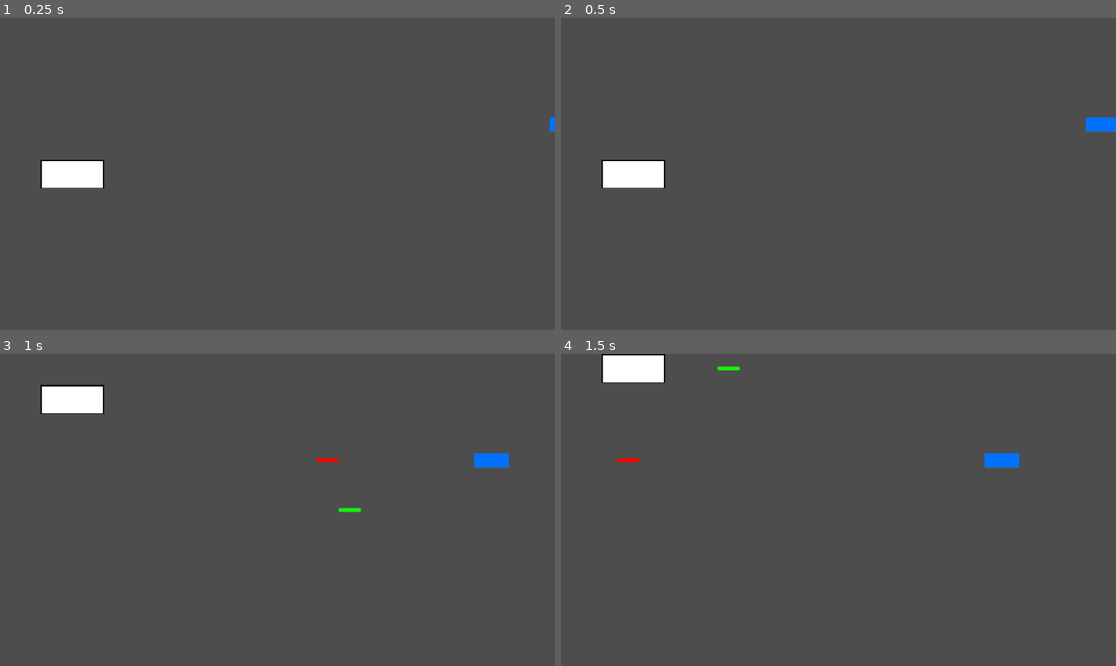
Above: before the commit, frames 1-4 (two rows, left to right).
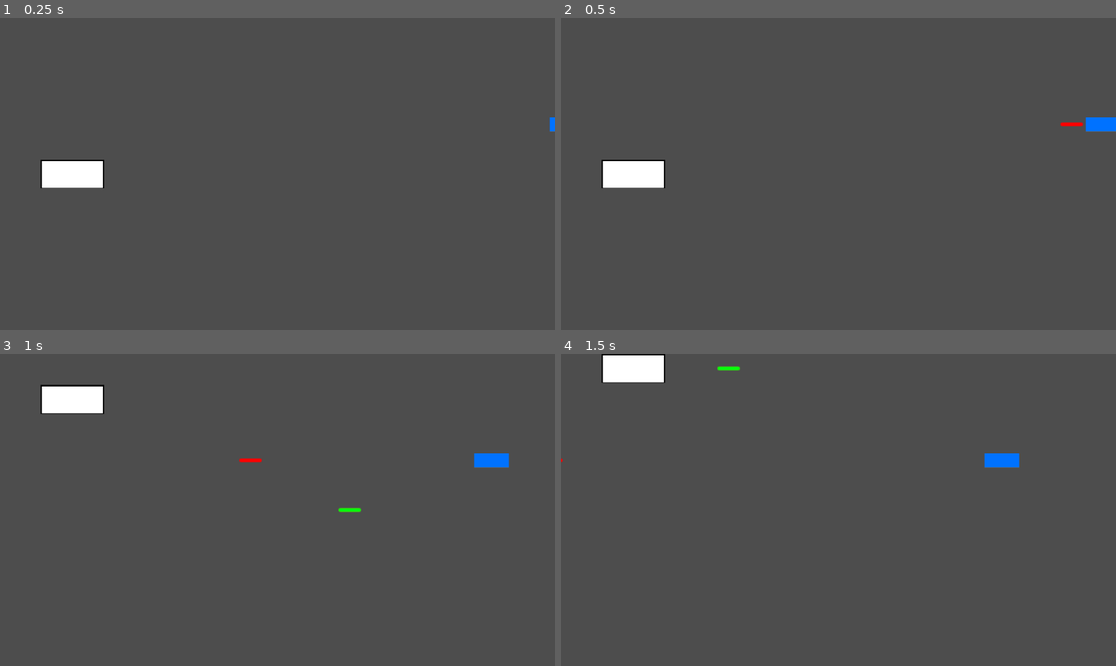
Above: after the commit, the same moments.

Repository: Valhalla-Studios/EventHorizonZero
Game: Godot game, scene res://scenes/game.tscn
Same seed, same stepped clock (60 frames per second), same inputs: the game is played once before the commit and once after it. This scene is started directly instead of the project's main scene.
Inputs:
- Up to frame 1 (0.25 s): no input
- Up to frame 2 (0.5 s): no input
- Up to frame 3 (1 s): tap Enter (ui_accept) at 0.5 s; hold Up (ui_up) from 0.53 s (still down); hold Enter (ui_accept) from 0.53 s (still down)
- Up to frame 4 (1.5 s): keep holding Up (ui_up); release Enter (ui_accept) at 1.28 s; tap Enter (ui_accept) at 1.35 s

Frame 1 is identical in both runs. In frame 2, less than 0.1% of the frame differs, in the area x 89-95%, y 33-35%; in frame 3, 0.1%, in the area x 43-62%, y 33-35%; in frame 4, less than 0.1%.

Commit message:
Ajustes varios. Inicio de trabajo en mensajes

Diff:
--- a/scenes/ElementN.tscn
+++ b/scenes/ElementN.tscn
@@ -2,6 +2,7 @@
 
 [ext_resource type="Texture2D" uid="uid://cc38g6lxyk0y7" path="res://resources/images/sprites/ElementN.png" id="1_1gm6k"]
 [ext_resource type="Script" uid="uid://mwk8ran7q26s" path="res://scripts/ElementN.gd" id="1_aomip"]
+[ext_resource type="AudioStream" uid="uid://nllm4e324qx" path="res://resources/audio/SE/Collect.mp3" id="3_ieusm"]
 
 [sub_resource type="RectangleShape2D" id="RectangleShape2D_y48t4"]
 size = Vector2(30, 30)
@@ -16,3 +17,7 @@
 
 [node name="CollisionShape2D" type="CollisionShape2D" parent="ElementN" unique_id=1898396579]
 shape = SubResource("RectangleShape2D_y48t4")
+
+[node name="CollectSound" type="AudioStreamPlayer2D" parent="ElementN" unique_id=594006348]
+stream = ExtResource("3_ieusm")
+bus = &"SFX"
--- a/scenes/Gheel.tscn
+++ b/scenes/Gheel.tscn
@@ -4,19 +4,33 @@
 [ext_resource type="Texture2D" uid="uid://viums1wtuect" path="res://resources/images/sprites/Gheel.png" id="1_n55tk"]
 [ext_resource type="PackedScene" uid="uid://v6vodyc5dpxa" path="res://scenes/ElementN.tscn" id="2_y4jxf"]
 [ext_resource type="PackedScene" uid="uid://dot3ek4dmhktn" path="res://scenes/EnemyBullet.tscn" id="3_bmatd"]
+[ext_resource type="AudioStream" uid="uid://clmr7qvcawsds" path="res://resources/audio/SE/GheelLaser.mp3" id="5_7r6wf"]
+[ext_resource type="AudioStream" uid="uid://cb1wvgoj8qshd" path="res://resources/audio/SE/OrganicDeath.mp3" id="5_pqq51"]
 
 [sub_resource type="RectangleShape2D" id="RectangleShape2D_closh"]
 size = Vector2(100, 45)
 
 [node name="Gheel" type="Node2D" unique_id=1160501525]
 
-[node name="Area2D" type="Area2D" parent="." unique_id=1785918764]
+[node name="Gheel" type="Area2D" parent="." unique_id=1785918764]
 script = ExtResource("1_closh")
 element_n_scene = ExtResource("2_y4jxf")
 bullet_scene = ExtResource("3_bmatd")
 
-[node name="Sprite2D" type="Sprite2D" parent="Area2D" unique_id=2057224945]
+[node name="Sprite2D" type="Sprite2D" parent="Gheel" unique_id=2057224945]
 texture = ExtResource("1_n55tk")
 
-[node name="CollisionShape2D" type="CollisionShape2D" parent="Area2D" unique_id=1971143076]
+[node name="CollisionShape2D" type="CollisionShape2D" parent="Gheel" unique_id=1971143076]
 shape = SubResource("RectangleShape2D_closh")
+
+[node name="MechanicDeath" type="AudioStreamPlayer2D" parent="." unique_id=1935522796]
+stream = ExtResource("5_pqq51")
+bus = &"SFX"
+
+[node name="EnemyBulletSound" type="AudioStreamPlayer2D" parent="." unique_id=175785739]
+stream = ExtResource("5_7r6wf")
+bus = &"SFX"
+
+[node name="OrganicDeath" type="AudioStreamPlayer2D" parent="." unique_id=1887297084]
+stream = ExtResource("5_pqq51")
+bus = &"SFX"
--- a/scenes/Player.tscn
+++ b/scenes/Player.tscn
@@ -3,6 +3,7 @@
 [ext_resource type="Script" uid="uid://dqba1wdfa8i80" path="res://scripts/Player.gd" id="1_p0vlq"]
 [ext_resource type="PackedScene" uid="uid://cdrdbfyb8ifep" path="res://scenes/Bullet.tscn" id="2_3li8b"]
 [ext_resource type="Texture2D" uid="uid://etbdi7uaje0t" path="res://resources/images/sprites/Lancer564.png" id="2_v6fml"]
+[ext_resource type="AudioStream" uid="uid://dbd1aqa3jixh" path="res://resources/audio/SE/LancerLaser.mp3" id="3_mdl7e"]
 
 [sub_resource type="RectangleShape2D" id="RectangleShape2D_5q5h1"]
 size = Vector2(170, 70)
@@ -21,3 +22,10 @@
 
 [node name="CollisionShape2D" type="CollisionShape2D" parent="Player" unique_id=488044897]
 shape = SubResource("RectangleShape2D_5q5h1")
+
+[node name="LancerBulletSound" type="AudioStreamPlayer2D" parent="Player" unique_id=977920040]
+stream = ExtResource("3_mdl7e")
+bus = &"SFX"
+
+[node name="MechanicDeath" type="AudioStreamPlayer2D" parent="Player" unique_id=891291993]
+bus = &"SFX"
--- a/scenes/game.tscn
+++ b/scenes/game.tscn
@@ -19,6 +19,14 @@
 script = ExtResource("2_lnu2h")
 gheel_scene = ExtResource("3_lbhrr")
 
+[node name="MessageLayer" type="CanvasLayer" parent="." unique_id=1967471419]
+
+[node name="TextureRect" type="TextureRect" parent="MessageLayer" unique_id=596732620]
+offset_left = 335.0
+offset_top = 872.0
+offset_right = 450.0
+offset_bottom = 961.0
+
 [node name="FadeLayer" type="CanvasLayer" parent="." unique_id=610415344]
 
 [node name="FadeRect" type="ColorRect" parent="FadeLayer" unique_id=1912035677]
@@ -27,7 +35,8 @@
 offset_bottom = 1080.0
 color = Color(0, 0, 0, 0)
 
-[node name="BattleMusic" type="AudioStreamPlayer2D" parent="." unique_id=305700634]
+[node name="Radio" type="AudioStreamPlayer2D" parent="." unique_id=2047477591]
+
+[node name="BattleMusic" type="AudioStreamPlayer" parent="." unique_id=335694]
 stream = ExtResource("5_iywne")
-autoplay = true
 bus = &"Music"
--- /dev/null
+++ b/scripts/DialogueLayer.gd
@@ -0,0 +1,27 @@
+extends CanvasLayer
+
+@onready var message_image: TextureRect = $MessageImage
+@onready var message_text: Label = $MessageText
+@onready var radio_sfx: AudioStreamPlayer2D = $RadioSFX
+
+func _ready():
+	message_image.modulate.a = 0.0
+	message_text.modulate.a = 0.0
+	radio_sfx.bus = "SFX"
+
+func show_radio_message(text: String):
+	radio_sfx.play()
+
+	message_text.text = text
+	message_image.modulate.a = 1.0
+	message_text.modulate.a = 1.0
+
+	await get_tree().create_timer(4.0).timeout
+
+	var tween := create_tween()
+	tween.set_parallel(true)
+
+	tween.tween_property(message_image, "modulate:a", 0.0, 1.0)
+	tween.tween_property(message_text, "modulate:a", 0.0, 1.0)
+
+	await tween.finished
--- a/scripts/ElementN.gd
+++ b/scripts/ElementN.gd
@@ -2,6 +2,7 @@
 
 @export var speed := 250.0
 @export var amount := 1
+@onready var player_collect: AudioStreamPlayer2D = $CollectSound
 
 func _ready():
 	area_entered.connect(_on_area_entered)
@@ -15,4 +16,5 @@
 func _on_area_entered(area):
 	if area.is_in_group("player"):
 		Global.element_n += amount
+		player_collect.play()
 		queue_free()
--- a/scripts/Game.gd
+++ b/scripts/Game.gd
@@ -1,9 +1,12 @@
 extends Node2D
 
-@onready var battle_music: AudioStreamPlayer2D = $BattleMusic
+@onready var battle_music: AudioStreamPlayer = $BattleMusic
 @onready var fade_rect: ColorRect = $FadeLayer/FadeRect
 
 var ending := false
+
+func _ready():
+	battle_music.play()
 
 func game_over():
 	if ending:
--- a/scripts/Global.gd
+++ b/scripts/Global.gd
@@ -1,5 +1,6 @@
 extends Node
 
 var element_n := 0
+var required_element_n := 100
 
-var required_element_n := 100
+var organic := 0
--- a/scripts/Player.gd
+++ b/scripts/Player.gd
@@ -8,6 +8,8 @@
 
 @export var bullet_scene: PackedScene
 @export var fire_rate := 0.15
+@onready var player_bullet_sound: AudioStreamPlayer2D = $LancerBulletSound
+@onready var player_dead_sound: AudioStreamPlayer2D = $MechanicDeath
 
 var can_shoot := true
 
@@ -41,7 +43,7 @@
 	get_parent().add_child(bullet)
 
 	bullet.global_position = global_position + Vector2(120, 0)
-
+	player_bullet_sound.play()
 	await get_tree().create_timer(fire_rate).timeout
 
 	can_shoot = true
@@ -59,6 +61,7 @@
 	if dead:
 		return
 
+	player_dead_sound.play()
 	dead = true
 
 	get_tree().current_scene.game_over()
--- a/scripts/gheel.gd
+++ b/scripts/gheel.gd
@@ -5,6 +5,10 @@
 @export var element_n_scene: PackedScene
 @export var element_n_drop_chance := 0.25
 @export var bullet_scene: PackedScene
+@onready var enemy_bullet_sound: AudioStreamPlayer2D = $"../EnemyBulletSound"
+@onready var enemy_hit_sound_mech: AudioStreamPlayer2D = $"../MechanicDeath"
+@onready var enemy_hit_sound_organic: AudioStreamPlayer2D = $"../OrganicDeath"
+
 
 var has_shot := false
 var dead := false
@@ -42,6 +46,10 @@
 	remove_from_group("enemies")
 
 	modulate = Color(0.4, 0.4, 0.4, 0.6)
+	if Global.organic == 0:
+		enemy_hit_sound_mech.play()
+	else:
+		enemy_hit_sound_organic.play()
 
 	if randf() <= element_n_drop_chance and element_n_scene != null:
 		var element_n = element_n_scene.instantiate()
@@ -58,5 +66,5 @@
 	var bullet = bullet_scene.instantiate()
 
 	get_tree().current_scene.add_child(bullet)
-
+	enemy_bullet_sound.play()
 	bullet.global_position = global_position + Vector2(-60, 0)
Not shown, added: resources/audio/SE/Collect.mp3.import
Not shown, added: scripts/DialogueLayer.gd.uid
Not shown, changed: resources/audio/BGM/Menu.mp3
Not shown, added: resources/audio/SE/Collect.mp3
